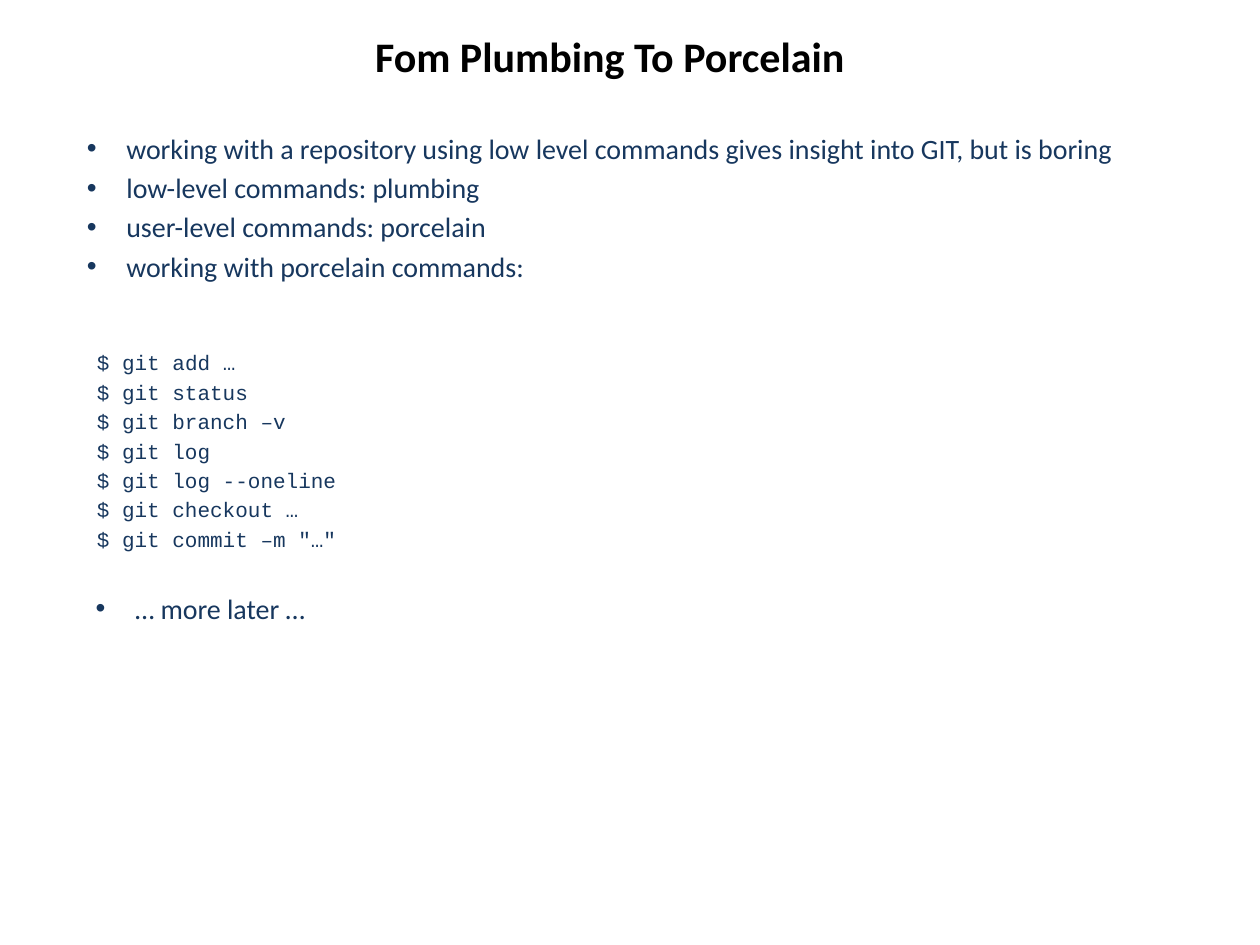
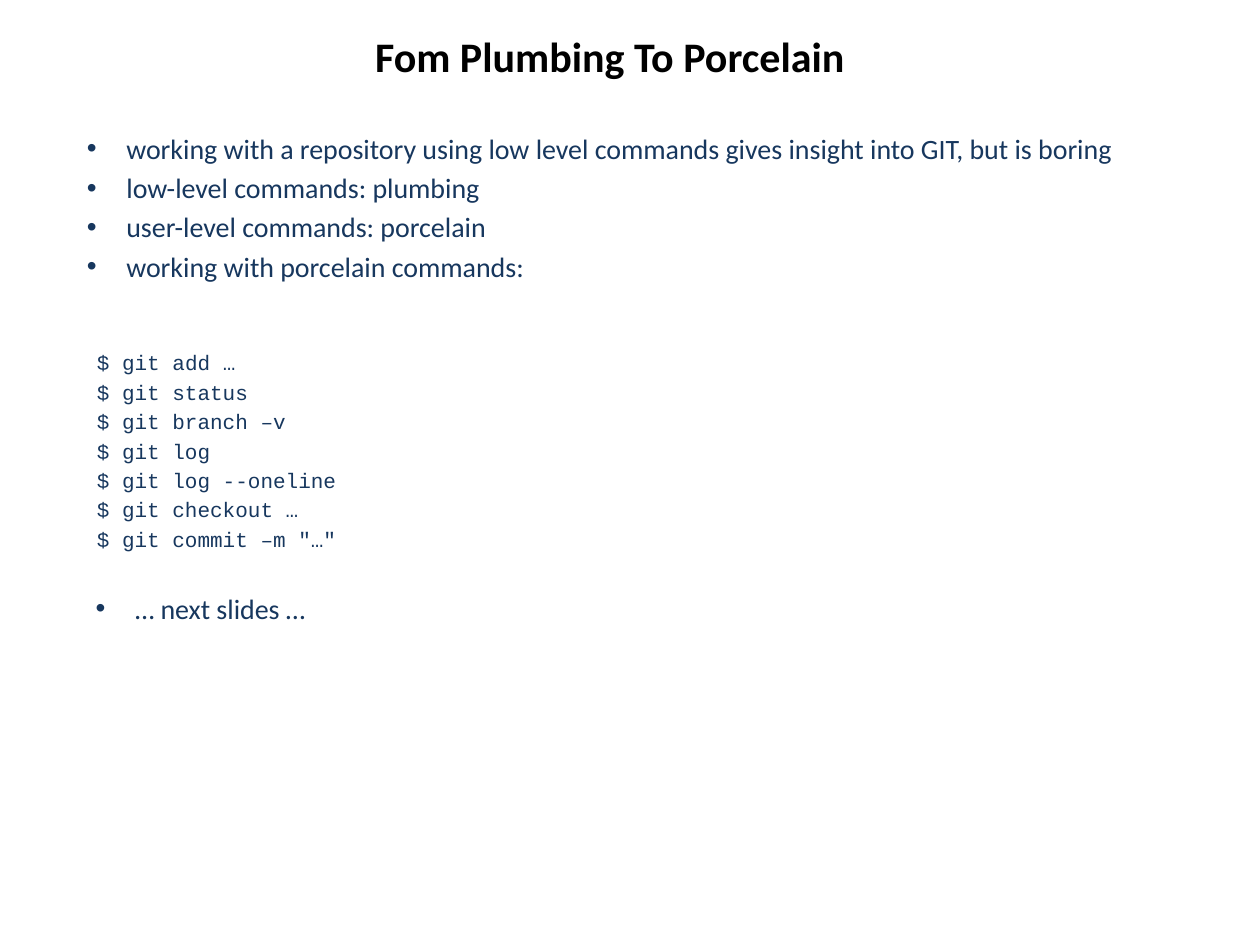
Before and after one commit to hanbei/git_tutorial, a slide deck: slide 16 of architektur.pptx (slide 17 before the commit). Drawn at 1260x945 pixels with LibreOffice and Linux fonts; fonts in the diff are those of the drawing. Boxes give left, top, right and bottom in pixels: in the first picture for what was removed or moved away, otherwise in the second. Text is boxed around its words. In the diff, an @@ line names an element or a change of style, - is before the commit and + after.

```diff
--- a/architektur.pptx
+++ b/architektur.pptx
@@ text at <box>161,599,279,620</box>: text changed @@
-• … more later …
+• … next slides …
```
Also in this commit, not shown: 10 other slides changed, 6 slides added, 1 slide removed, 1 other file.
